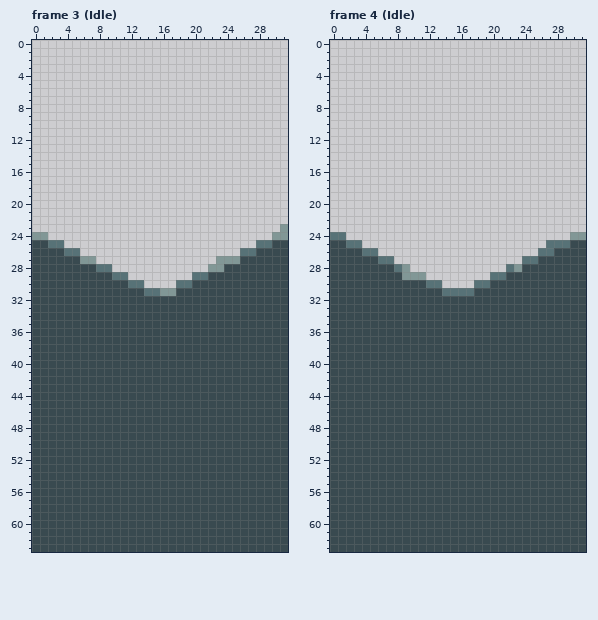
A pixel-art file gets an edit: Assets/Sprites/Water.aseprite. That is the earlier state.
32x64 pixels, 5 frames. Shown: frame 3 (Idle), frame 4 (Idle). The commit also changed other frames, which this record leaves out.
The same view after the edit:
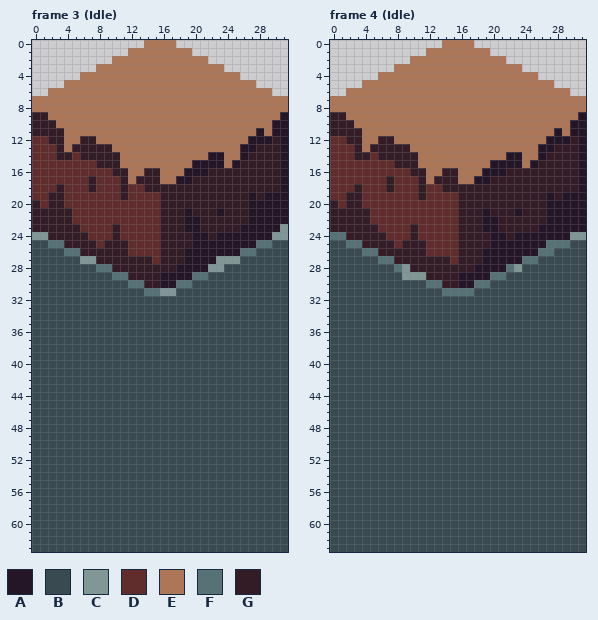
Palette (. is transparent): A #241527  B #394a50  C #819796  D #602c2c  E #ad7757  F #577277  G #341c27
Message: break block is kaputt
Difference:
layer "Block" now shown
--- frame 3 (Idle), layer "Block"
@@ x 0..31 @@
- 0 ................................
- 1 ................................
- 2 ................................
- 3 ................................
- 4 ................................
- 5 ................................
- 6 ................................
- 7 ................................
- 8 ................................
- 9 ................................
-10 ................................
-11 ................................
-12 ................................
-13 ................................
-14 ................................
-15 ................................
-16 ................................
-17 ................................
-18 ................................
-19 ................................
-20 ................................
-21 ................................
-22 ................................
-23 ...............................C
-24 CC............................CC
-25 BBFF........................FFBB
-26 BBBBFF....................FFBBBB
-27 BBBBBBCC...............CCCBBBBBB
-28 BBBBBBBBFF............CCBBBBBBBB
-29 BBBBBBBBBBFF........FFBBBBBBBBBB
-30 BBBBBBBBBBBBFF....FFBBBBBBBBBBBB
+ 0 ..............EEEE..............
+ 1 ............EEEEEEEE............
+ 2 ..........EEEEEEEEEEEE..........
+ 3 ........EEEEEEEEEEEEEEEE........
+ 4 ......EEEEEEEEEEEEEEEEEEEE......
+ 5 ....EEEEEEEEEEEEEEEEEEEEEEEE....
+ 6 ..EEEEEEEEEEEEEEEEEEEEEEEEEEEE..
+ 7 EEEEEEEEEEEEEEEEEEEEEEEEEEEEEEEE
+ 8 EEEEEEEEEEEEEEEEEEEEEEEEEEEEEEEE
+ 9 GGEEEEEEEEEEEEEEEEEEEEEEEEEEEEEA
+10 GGGEEEEEEEEEEEEEEEEEEEEEEEEEEEAA
+11 GGGGEEEEEEEEEEEEEEEEEEEEEEEEAEAA
+12 DDGGEEGGEEEEEEEEEEEEEEEEEEEAAAGA
+13 DDDGEGGGGGEEEEEEEEEEEEEEEEAAGGGA
+14 DDDGGDGGGGGEEEEEEEEEEEAAEEAGGGGA
+15 DDDDDDDDGGGEEEEEEEEEAAAAEAGGGGGA
+16 DDDDDDDDDDGGEEGGEEEAAAGGGGGGGGGA
+17 DDDDDDDGDDDGEGGGEEAAGGGGGGGGGGGA
+18 DDDGDDDGDDDGDDGGGGGGGGGGGGGGGGGA
+19 DDGGDDDDDDDGDDDDGGGGGGGGGGGAGAAA
+20 GDGGDDDDDDDDDDDDGGGGGGGGGGGAAAAA
+21 GGGGGDDDDDDDDDDDGGGAGGGAGGGAAAAA
+22 GGGGGDDDDDDDDDDDGGGAAGGGGGGAAAAA
+23 GGGGGGDDDDGDDDDDGGGAAGGGGGAAAAAC
+24 CCGGGGGDDDGDDDDDGGGGAAGAAAAAAACC
+25 BBFFGGGGDGGGDDDDGGGGAAAAAAAAFFBB
+26 BBBBFFGGGGGGDDDDGGGAAAAAAAFFBBBB
+27 BBBBBBCCGGGGGGGDGGGAAAACCCBBBBBB
+28 BBBBBBBBFFGGGGGGGGAAAACCBBBBBBBB
+29 BBBBBBBBBBFFGGGGAAAAFFBBBBBBBBBB
+30 BBBBBBBBBBBBFFGGAAFFBBBBBBBBBBBB
 31 BBBBBBBBBBBBBBFFCCBBBBBBBBBBBBBB
--- frame 4 (Idle), layer "Block"
@@ x 0..31 @@
- 0 ................................
- 1 ................................
- 2 ................................
- 3 ................................
- 4 ................................
- 5 ................................
- 6 ................................
- 7 ................................
- 8 ................................
- 9 ................................
-10 ................................
-11 ................................
-12 ................................
-13 ................................
-14 ................................
-15 ................................
-16 ................................
-17 ................................
-18 ................................
-19 ................................
-20 ................................
-21 ................................
-22 ................................
-23 ................................
-24 FF............................CC
-25 BBFF.......................FFFBB
-26 BBBBFF....................FFBBBB
-27 BBBBBBFF................FFBBBBBB
-28 BBBBBBBBFC............FCBBBBBBBB
-29 BBBBBBBBBCCC........FFBBBBBBBBBB
-30 BBBBBBBBBBBBFF....FFBBBBBBBBBBBB
+ 0 ..............EEEE..............
+ 1 ............EEEEEEEE............
+ 2 ..........EEEEEEEEEEEE..........
+ 3 ........EEEEEEEEEEEEEEEE........
+ 4 ......EEEEEEEEEEEEEEEEEEEE......
+ 5 ....EEEEEEEEEEEEEEEEEEEEEEEE....
+ 6 ..EEEEEEEEEEEEEEEEEEEEEEEEEEEE..
+ 7 EEEEEEEEEEEEEEEEEEEEEEEEEEEEEEEE
+ 8 EEEEEEEEEEEEEEEEEEEEEEEEEEEEEEEE
+ 9 GGEEEEEEEEEEEEEEEEEEEEEEEEEEEEEA
+10 GGGEEEEEEEEEEEEEEEEEEEEEEEEEEEAA
+11 GGGGEEEEEEEEEEEEEEEEEEEEEEEEAEAA
+12 DDGGEEGGEEEEEEEEEEEEEEEEEEEAAAGA
+13 DDDGEGGGGGEEEEEEEEEEEEEEEEAAGGGA
+14 DDDGGDGGGGGEEEEEEEEEEEAAEEAGGGGA
+15 DDDDDDDDGGGEEEEEEEEEAAAAEAGGGGGA
+16 DDDDDDDDDDGGEEGGEEEAAAGGGGGGGGGA
+17 DDDDDDDGDDDGEGGGEEAAGGGGGGGGGGGA
+18 DDDGDDDGDDDGDDGGGGGGGGGGGGGGGGGA
+19 DDGGDDDDDDDGDDDDGGGGGGGGGGGAGAAA
+20 GDGGDDDDDDDDDDDDGGGGGGGGGGGAAAAA
+21 GGGGGDDDDDDDDDDDGGGAGGGAGGGAAAAA
+22 GGGGGDDDDDDDDDDDGGGAAGGGGGGAAAAA
+23 GGGGGGDDDDGDDDDDGGGAAGGGGGAAAAAA
+24 FFGGGGGDDDGDDDDDGGGGAAGAAAAAAACC
+25 BBFFGGGGDGGGDDDDGGGGAAAAAAAFFFBB
+26 BBBBFFGGGGGGDDDDGGGAAAAAAAFFBBBB
+27 BBBBBBFFGGGGGGGDGGGAAAAAFFBBBBBB
+28 BBBBBBBBFCGGGGGGGGAAAAFCBBBBBBBB
+29 BBBBBBBBBCCCGGGGAAAAFFBBBBBBBBBB
+30 BBBBBBBBBBBBFFGGAAFFBBBBBBBBBBBB
 31 BBBBBBBBBBBBBBFFFFBBBBBBBBBBBBBB
Pixel boxes of the changes (left, top, right, bottom) in both pictures:
added: (32, 40, 288, 288)
added: (330, 40, 586, 288)
